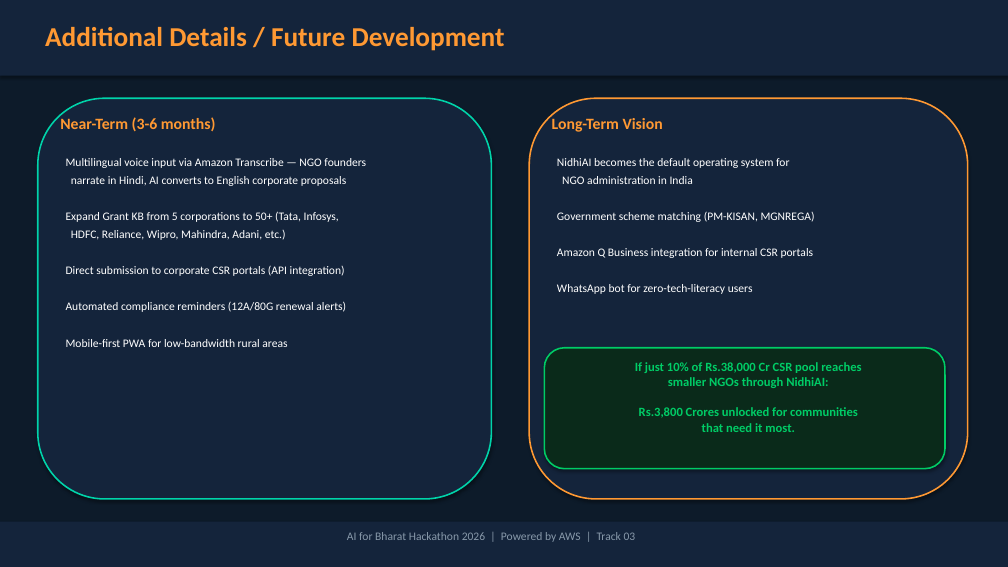
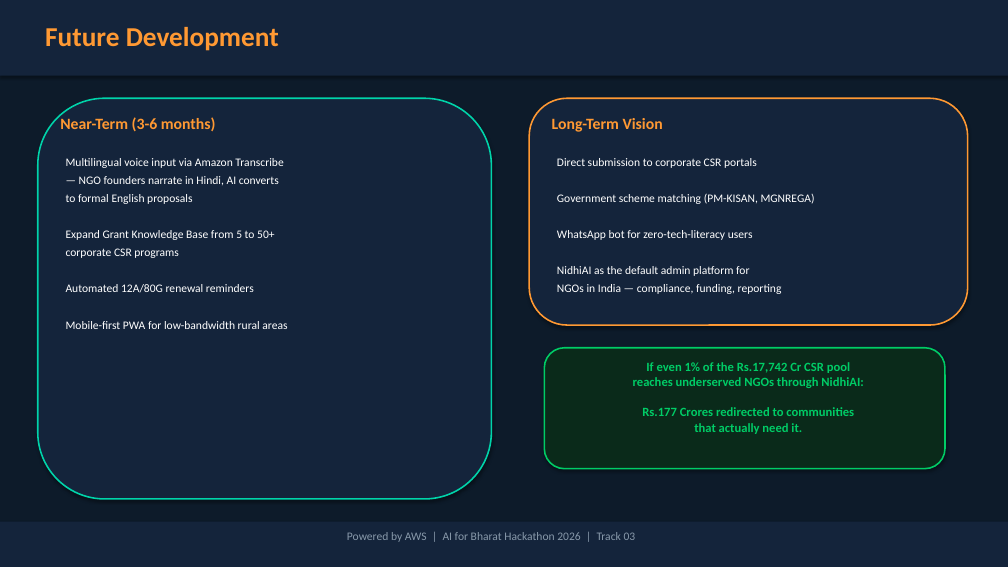
Before and after one commit to Sid-V5/NidhiAi, a slide deck: slide 12 of NidhiAI_Prototype_Submission.pptx. Drawn at 1008x567 pixels with LibreOffice and Linux fonts; fonts in the diff are those of the drawing. Boxes give left, top, right and bottom in pixels: in the first picture for what was removed or moved away, otherwise in the second. Text is boxed around its words. In the diff, an @@ line names an element or a change of style, - is before the commit and + after.

```diff
--- a/NidhiAI_Prototype_Submission.pptx
+++ b/NidhiAI_Prototype_Submission.pptx
@@ text at bbox=[45, 27, 279, 51]: text changed @@
-Additional Details / Future Development
+Future Development
@@ rounded rectangle: place and size @@
-rounded rectangle at bbox=[529, 98, 968, 499]
+rounded rectangle at bbox=[529, 98, 968, 325]
@@ text at bbox=[66, 158, 283, 293]: text changed @@
-Multilingual voice input via Amazon Transcribe — NGO founders
-narrate in Hindi, AI converts to English corporate proposals
-Expand Grant KB from 5 corporations to 50+ (Tata, Infosys,
-HDFC, Reliance, Wipro, Mahindra, Adani, etc.)
-Direct submission to corporate CSR portals (API integration)
-Automated compliance reminders (12A/80G renewal alerts)
+Multilingual voice input via Amazon Transcribe
+— NGO founders narrate in Hindi, AI converts
+to formal English proposals
+Expand Grant Knowledge Base from 5 to 50+
+corporate CSR programs
+Automated 12A/80G renewal reminders
@@ text at bbox=[557, 158, 757, 168]: text changed @@
-NidhiAI becomes the default operating system for
-NGO administration in India
+Direct submission to corporate CSR portals
@@ text at bbox=[557, 248, 814, 258]: paragraph removed @@
-Amazon Q Business integration for internal CSR portals
@@ text at bbox=[557, 266, 782, 294]: paragraphs added @@
+NidhiAI as the default admin platform for
+NGOs in India — compliance, funding, reporting
@@ text at bbox=[633, 362, 863, 434]: text changed @@
-If just 10% of Rs.38,000 Cr CSR pool reaches
-smaller NGOs through NidhiAI:
-Rs.3,800 Crores unlocked for communities
-that need it most.
+If even 1% of the Rs.17,742 Cr CSR pool
+reaches underserved NGOs through NidhiAI:
+Rs.177 Crores redirected to communities
+that actually need it.
@@ text at bbox=[347, 532, 636, 542]: text changed @@
-AI for Bharat Hackathon 2026 | Powered by AWS | Track 03
+Powered by AWS | AI for Bharat Hackathon 2026 | Track 03
```
Also in this commit, not shown: 13 other slides changed, 10 other files.
